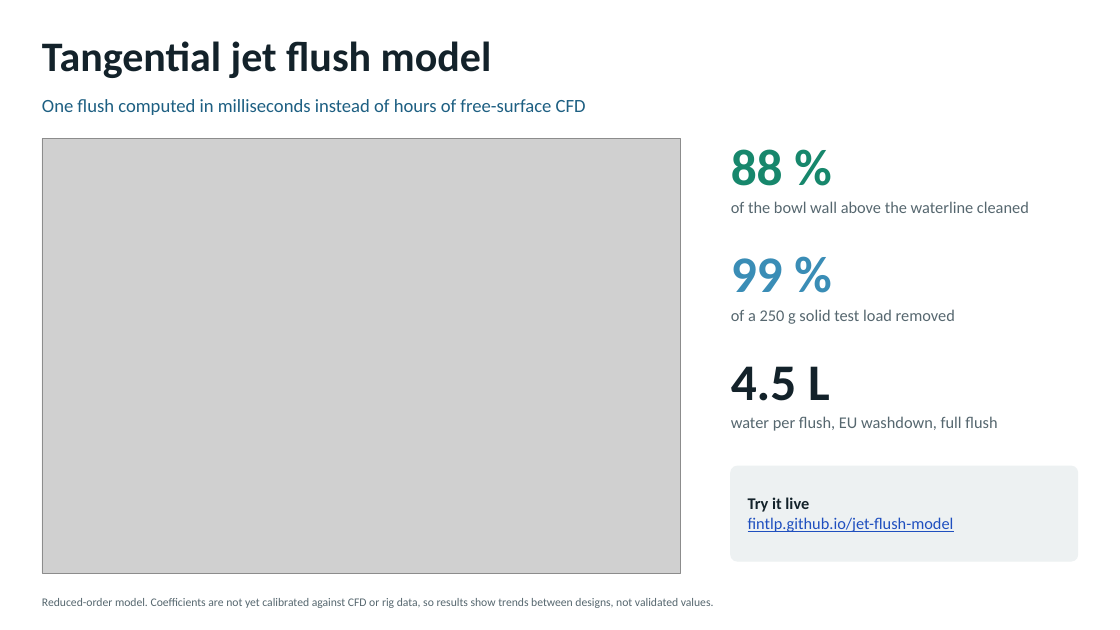
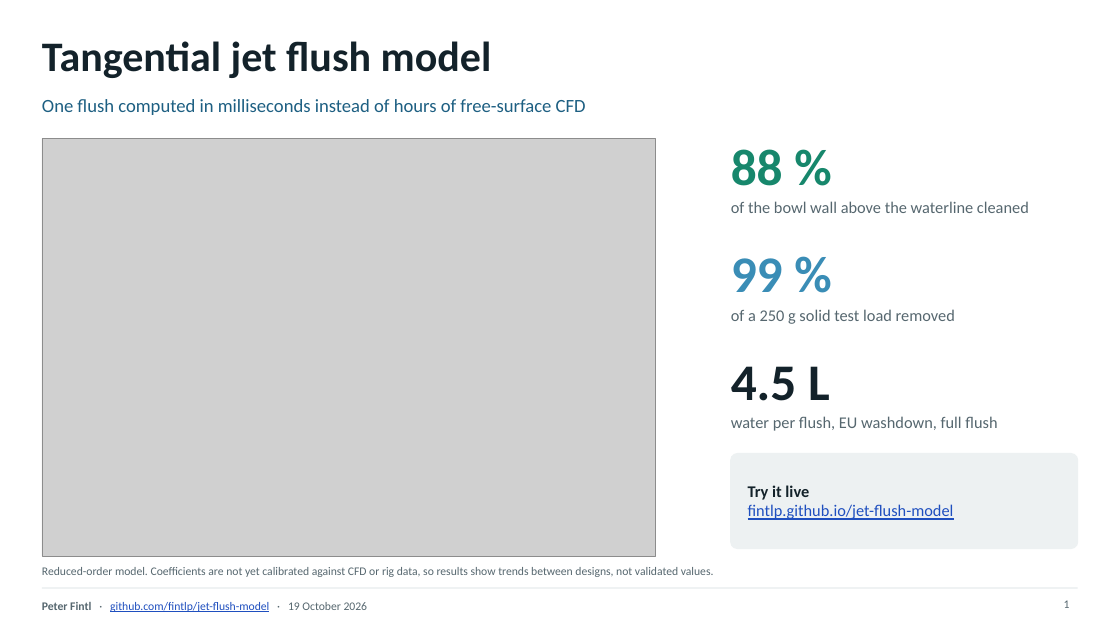
Before and after one commit to fintlp/jet-flush-model, a slide deck: slide 1 of slides/jet-flush-model.pptx. Drawn at 1120x630 pixels with LibreOffice and Linux fonts; fonts in the diff are those of the drawing; grey boxes stand for pictures. Boxes give left, top, right and bottom in pixels: in the first picture for what was removed or moved away, otherwise in the second. Text is boxed around its words. In the diff, an @@ line names an element or a change of style, - is before the commit and + after.

```diff
--- a/slides/jet-flush-model.pptx
+++ b/slides/jet-flush-model.pptx
@@ picture: place and size @@
-picture at bbox=[42, 139, 681, 573]
+picture at bbox=[42, 139, 655, 556]
@@ rounded rectangle: place and size @@
-rounded rectangle at bbox=[731, 466, 1078, 561]
+rounded rectangle at bbox=[731, 454, 1078, 549]
@@ text "Try it live": place and size @@
-text "Try it live" at bbox=[748, 497, 954, 532]
+text "Try it live" at bbox=[748, 485, 954, 520]
@@ text "Reduced-order model. Coefficients are not ...": place and size @@
-text "Reduced-order model. Coefficients are not ..." at bbox=[42, 598, 714, 608]
+text "Reduced-order model. Coefficients are not ..." at bbox=[42, 567, 714, 577]
@@ line added from (42, 588) to (1078, 588), #D3DCDF 0.75 pt @@
@@ text added at bbox=[42, 602, 368, 612], 10 pt, text #1F4FBF, underline @@
+Peter Fintl · github.com/fintlp/jet-flush-model · 19 October 2026
@@ page number added at bbox=[1064, 600, 1070, 608], 10 pt, text #56676F @@
+1
```
Also in this commit, not shown: 2 other slides changed, 1 other file.
